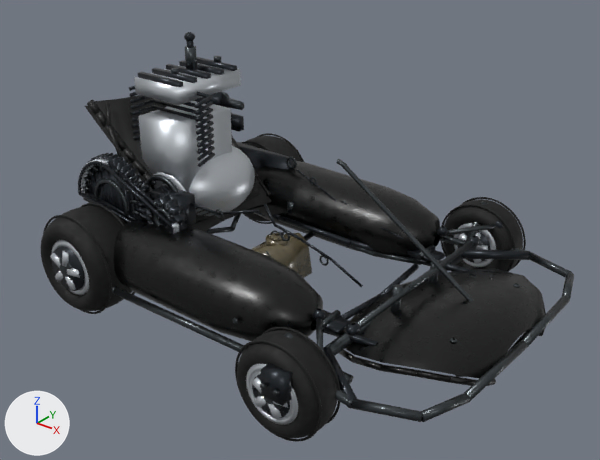
The FBX model Art/PlayerVisuals/Cockpit_Layout_v5/Exports/SM_CL5_PlayerChassis.fbx: old version first, new version second.
Camera for both pictures: a camera (50 mm lens) standing at (2.29, -2.31, 1.77) and looking at (0.42, 0.03, 0.32). The lights are fixed; the arrows at lower left show +X, +Y and +Z. The first picture is the older version. Vertices at exactly the same position are counted once.

The scene before the commit, as lines of its bpy script (objects in view):
```python
me_sk_kart_chassis_mainframe_chassis_powder_black___cv2_copy = bpy.data.meshes.new('SK_Kart_Chassis_MainFrame_Chassis_Powder_Black | CV2 copy')
me_sk_kart_chassis_mainframe_chassis_powder_black___cv2_copy.from_pydata(...)  # 52223 vertices, 45147 faces; spans x -0.67..1.42, y -0.79..0.75, z 0.01..1.05
# faces by material slot: [19104, 11472, 1588, 4324, 6462, 257, 1940]
me_sk_kart_chassis_mainframe_chassis_powder_black___cv2_copy.materials.append(mat_m_ct4_slickrubber)
me_sk_kart_chassis_mainframe_chassis_powder_black___cv2_copy.materials.append(mat_m_ct4_chromoly)
me_sk_kart_chassis_mainframe_chassis_powder_black___cv2_copy.materials.append(mat_m_ct4_bodygraphite)
me_sk_kart_chassis_mainframe_chassis_powder_black___cv2_copy.materials.append(mat_m_ct4_anodised)  # dark grey #2c3035
me_sk_kart_chassis_mainframe_chassis_powder_black___cv2_copy.materials.append(mat_m_ct4_satinalloy)  # light grey #ced4da
me_sk_kart_chassis_mainframe_chassis_powder_black___cv2_copy.materials.append(mat_m_ct4_tankpolymer)
me_sk_kart_chassis_mainframe_chassis_powder_black___cv2_copy.materials.append(mat_m_ct4_bucketcomposite)
ob_sm_cl5_playerchassis = bpy.data.objects.new('SM_CL5_PlayerChassis', me_sk_kart_chassis_mainframe_chassis_powder_black___cv2_copy)
ob_sm_cl5_playerchassis.location = (0.0, 0.0, 0.0)
```
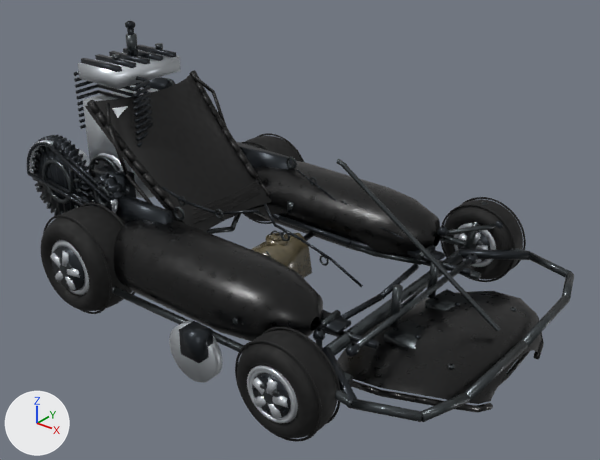
What changed in the scene script:
```text
Change me_sk_kart_chassis_mainframe_chassis_powder_black___cv2_copy:
    remove me_sk_kart_chassis_mainframe_chassis_powder_black___cv2_copy.from_pydata(...)  # 52223 vertices, 45147 faces; spans x -0.67..1.42, y -0.79..0.75, z 0.01..1.05
    add me_sk_kart_chassis_mainframe_chassis_powder_black___cv2_copy.from_pydata(...)  # 52223 vertices, 45147 faces; spans x -1.02..1.42, y -0.79..0.75, z -0.03..1.05
    me_sk_kart_chassis_mainframe_chassis_powder_black___cv2_copy part 1: the loose piece of 24 vertices spanning x 0.84..1.01, y -0.61..-0.4, z 0.28..0.31 is moved by (0.0, 0.0, -0.08)
    me_sk_kart_chassis_mainframe_chassis_powder_black___cv2_copy part 2: the loose piece of 144 vertices spanning x 0.83..0.87, y -0.43..-0.39, z 0.28..0.32 is moved by (0.0, 0.0, -0.08)
    me_sk_kart_chassis_mainframe_chassis_powder_black___cv2_copy part 3: the loose piece of 96 vertices spanning x 0.81..1.01, y -0.73..-0.69, z 0.09..0.29 is moved by (-0.35, 0.0, 0.0)
    me_sk_kart_chassis_mainframe_chassis_powder_black___cv2_copy part 4: the loose piece of 8 vertices spanning x 0.91..0.99, y -0.77..-0.71, z 0.21..0.31 is moved by (-0.35, 0.0, 0.0)
    me_sk_kart_chassis_mainframe_chassis_powder_black___cv2_copy part 5: the loose piece of 424 vertices spanning x 0.81..1.39, y -0.41..0.41, z 0.1..0.3 is moved by (0.0, 0.0, -0.1)
    me_sk_kart_chassis_mainframe_chassis_powder_black___cv2_copy part 6: the loose piece of 16 vertices spanning x 0.87..0.98, y -0.38..-0.31, z 0.11..0.17 is moved by (0.0, 0.0, -0.1)
    me_sk_kart_chassis_mainframe_chassis_powder_black___cv2_copy part 7: the loose piece of 16 vertices spanning x 0.97..1.1, y -0.42..-0.36, z 0.14..0.21 is moved by (0.0, 0.0, -0.1)
    me_sk_kart_chassis_mainframe_chassis_powder_black___cv2_copy part 8: the loose piece of 16 vertices spanning x 1.1..1.22, y -0.42..-0.37, z 0.18..0.23 is moved by (0.0, 0.0, -0.1)
    me_sk_kart_chassis_mainframe_chassis_powder_black___cv2_copy part 9: the loose piece of 16 vertices spanning x 1.21..1.32, y -0.39..-0.33, z 0.19..0.23 is moved by (0.0, 0.0, -0.1)
    me_sk_kart_chassis_mainframe_chassis_powder_black___cv2_copy part 10: the loose piece of 16 vertices spanning x 1.3..1.38, y -0.34..-0.24, z 0.15..0.22 is moved by (0.0, 0.0, -0.1)
    me_sk_kart_chassis_mainframe_chassis_powder_black___cv2_copy part 11: the loose piece of 16 vertices spanning x 1.36..1.4, y -0.25..-0.18, z 0.13..0.18 is moved by (0.0, 0.0, -0.1)
    me_sk_kart_chassis_mainframe_chassis_powder_black___cv2_copy part 12: the loose piece of 16 vertices spanning x 1.3..1.38, y 0.24..0.34, z 0.15..0.22 is moved by (0.0, 0.0, -0.1)
    me_sk_kart_chassis_mainframe_chassis_powder_black___cv2_copy part 13: the loose piece of 16 vertices spanning x 1.36..1.4, y 0.18..0.25, z 0.13..0.18 is moved by (0.0, 0.0, -0.1)
    me_sk_kart_chassis_mainframe_chassis_powder_black___cv2_copy part 14: the loose piece of 36 vertices spanning x 1.35..1.37, y -0.18..0.0, z 0.14..0.16 is moved by (0.0, 0.0, -0.1)
    me_sk_kart_chassis_mainframe_chassis_powder_black___cv2_copy part 15: the loose piece of 36 vertices spanning x 1.35..1.37, y 0.0..0.18, z 0.14..0.16 is moved by (0.0, 0.0, -0.1)
    me_sk_kart_chassis_mainframe_chassis_powder_black___cv2_copy part 16: 9058 of the vertices in x -0.67..0.18, y -0.43..0.42, z 0.13..1.05 are moved by (-0.35, 0.0, 0.0)
    me_sk_kart_chassis_mainframe_chassis_powder_black___cv2_copy part 17: 290 of the vertices in x 0.85..1.27, y -0.67..-0.22, z 0.27..0.37 are moved by (0.0, 0.0, -0.09)
    me_sk_kart_chassis_mainframe_chassis_powder_black___cv2_copy part 18: 262 of the vertices in x 0.97..1.27, y 0.22..0.44, z 0.27..0.32 are moved by (0.0, 0.0, -0.09)
    other edits to the shape of me_sk_kart_chassis_mainframe_chassis_powder_black___cv2_copy do not show in these pictures
```

Location of each change, (x1, y1, x2, y2) in pixels of the pictures (600 x 460 px; the box of a moved part takes in the faces that stretch with it):
'SM_CL5_PlayerChassis', reshaped
    before: (41, 32, 574, 442)
    after: (27, 21, 574, 442)
part 1 of me_sk_kart_chassis_mainframe_chassis_powder_black___cv2_copy, moved or reshaped (mostly hidden)
    before: (316, 318, 323, 350)
    after: (316, 338, 323, 351)
part 2 of me_sk_kart_chassis_mainframe_chassis_powder_black___cv2_copy, moved or reshaped
    before: (313, 309, 326, 320)
    after: (313, 329, 325, 340)
part 3 of me_sk_kart_chassis_mainframe_chassis_powder_black___cv2_copy, moved or reshaped
    before: (246, 364, 298, 425)
    after: (169, 320, 223, 383)
part 4 of me_sk_kart_chassis_mainframe_chassis_powder_black___cv2_copy, moved or reshaped
    before: (261, 363, 293, 406)
    after: (179, 321, 213, 363)
part 5 of me_sk_kart_chassis_mainframe_chassis_powder_black___cv2_copy, moved or reshaped
    before: (343, 268, 545, 379)
    after: (337, 291, 541, 404)
part 6 of me_sk_kart_chassis_mainframe_chassis_powder_black___cv2_copy, moved or reshaped (not visible afterwards)
    before: (339, 349, 354, 362)
part 7 of me_sk_kart_chassis_mainframe_chassis_powder_black___cv2_copy, moved or reshaped
    before: (351, 356, 381, 371)
    after: (350, 381, 380, 396)
part 8 of me_sk_kart_chassis_mainframe_chassis_powder_black___cv2_copy, moved or reshaped
    before: (380, 364, 417, 377)
    after: (378, 389, 415, 402)
part 9 of me_sk_kart_chassis_mainframe_chassis_powder_black___cv2_copy, moved or reshaped
    before: (416, 370, 450, 383)
    after: (414, 396, 444, 406)
part 10 of me_sk_kart_chassis_mainframe_chassis_powder_black___cv2_copy, moved or reshaped
    before: (449, 376, 477, 386)
    after: (455, 404, 479, 412)
part 11 of me_sk_kart_chassis_mainframe_chassis_powder_black___cv2_copy, moved or reshaped
    before: (487, 379, 496, 386)
    after: (477, 403, 493, 412)
part 12 of me_sk_kart_chassis_mainframe_chassis_powder_black___cv2_copy, moved or reshaped
    before: (541, 294, 546, 314)
    after: (537, 317, 544, 343)
part 13 of me_sk_kart_chassis_mainframe_chassis_powder_black___cv2_copy, moved or reshaped
    before: (539, 329, 545, 336)
    after: (533, 342, 544, 359)
part 14 of me_sk_kart_chassis_mainframe_chassis_powder_black___cv2_copy, moved or reshaped (not visible before)
    after: (499, 374, 509, 386)
part 15 of me_sk_kart_chassis_mainframe_chassis_powder_black___cv2_copy, moved or reshaped
    before: (509, 327, 533, 350)
    after: (506, 351, 530, 376)
part 16 of me_sk_kart_chassis_mainframe_chassis_powder_black___cv2_copy, moved or reshaped
    before: (78, 32, 255, 234)
    after: (27, 21, 181, 216)
part 17 of me_sk_kart_chassis_mainframe_chassis_powder_black___cv2_copy, moved or reshaped
    before: (284, 322, 457, 343)
    after: (345, 343, 455, 369)
part 18 of me_sk_kart_chassis_mainframe_chassis_powder_black___cv2_copy, moved or reshaped
    before: (354, 236, 520, 328)
    after: (352, 253, 517, 348)
